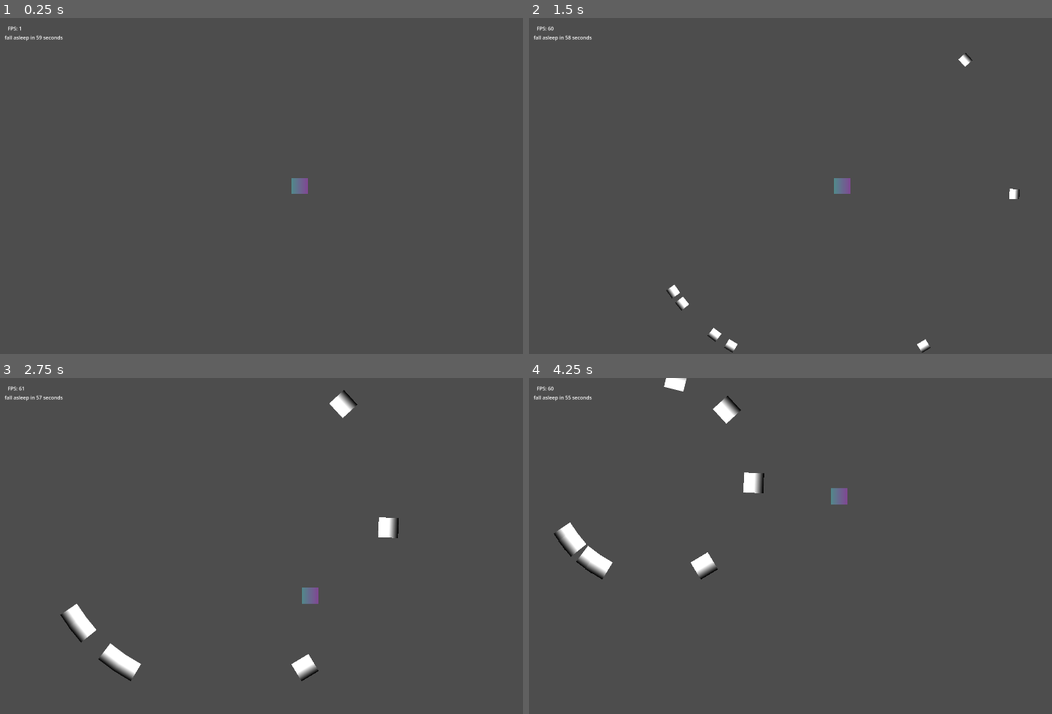
Above: before the commit, frames 1-4 (two rows, left to right).
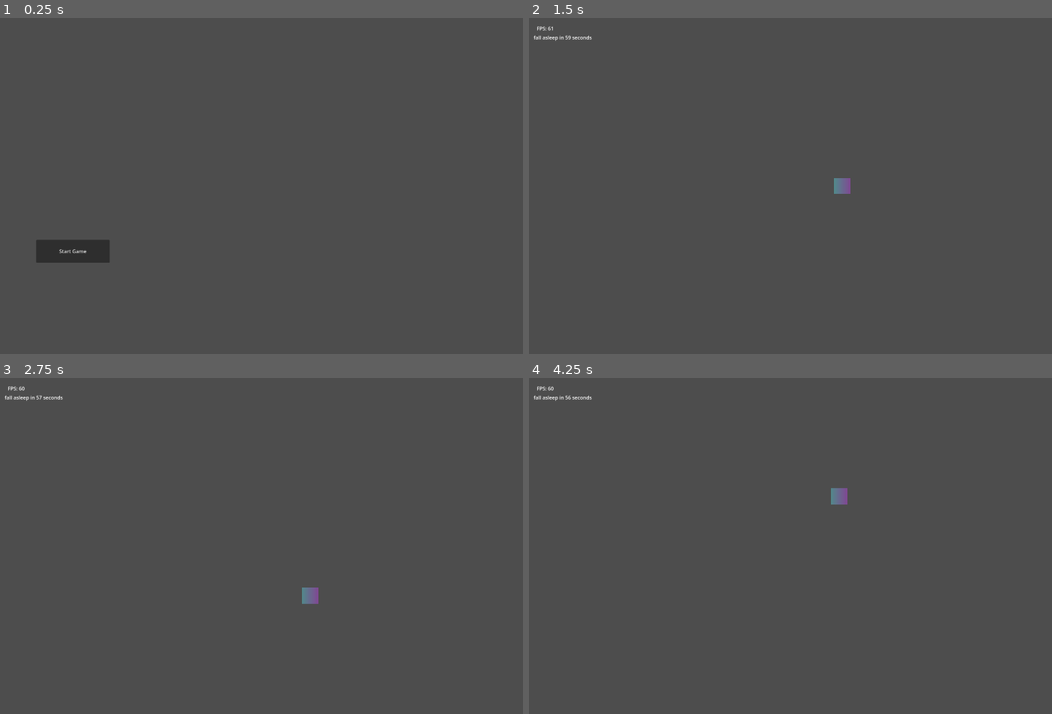
Above: after the commit, the same moments.

Repository: PatrikS24/GMTK26
Game: Godot game, scene res://state/main_state.tscn
Two runs of this game, one before a commit and one after it. Both use one fixed random seed, a clock stepped at 60 frames per second and the inputs below.
Inputs (mouse positions are in pixels of both pictures, inside the frame that each line leads up to):
- Up to frame 1 (0.25 s): no input
- Up to frame 2 (1.5 s): click (602, 249) at 0.5 s, where only the run after the commit has a clickable "Start Game"; tap Enter at 1.25 s; hold Right (ui_right) from 1.28 s (still down)
- Up to frame 3 (2.75 s): release Right (ui_right) at 2.03 s; hold Down (ui_down) from 2.03 s (still down)
- Up to frame 4 (4.25 s): release Down (ui_down) at 2.78 s; hold Right (ui_right) 2.78-3.53 s; hold Up (ui_up) from 3.53 s (still down)

The runs differ from the first frame. In frame 1, 1.1% of the frame differs, in the area x 0-59%, y 2-73%; in frame 2, 0.4%; in frame 3, 1.4%, in the area x 4-77%, y 2-91%; in frame 4, 1.4%.

Commit message:
basic main menu

Diff:
--- a/attacks/attack_manager.gd
+++ b/attacks/attack_manager.gd
@@ -2,9 +2,20 @@
 
 @export var player: Node2D
 @export var spawn_circle_radius: int = 600
+@export var attacks: Array[Attack]
 
+@onready var do_new_attack_timer: Timer = $DoNewAttackTimer
 
-@export var attacks: Array[Attack]
+func start_spawning():
+	do_new_attack_timer.start()
+	_on_do_new_attack_timer_timeout()
+
+func _on_do_new_attack_timer_timeout() -> void:
+	if MainState.state != MainState.GameState.IN_GAME:
+		do_new_attack_timer.stop()
+		return
+	attacks[0].spawn_weapons()
+
 
 func get_rand_spawn_pos_circle(distance_from_player: int = spawn_circle_radius) -> Vector2:
 	return player.global_position + Vector2.from_angle(randf() * 2 * PI).normalized() * distance_from_player
@@ -24,6 +35,3 @@
 
 func get_player_pos() -> Vector2:
 	return player.global_position
-
-func _on_do_new_attack_timer_timeout() -> void:
-	attacks[0].spawn_weapons()
--- a/attacks/base_attack.gd
+++ b/attacks/base_attack.gd
@@ -14,8 +14,6 @@
 	push_error("choose_spawn_locations() not implemented")
 
 
-func _on_start_attack_timer_timeout() -> void:
-	spawn_weapons()
 
 func _create_weapon() -> Weapon:
 	var weapon_instance = weapon_type.instantiate()
--- a/attacks/base_attack.tscn
+++ b/attacks/base_attack.tscn
@@ -4,10 +4,3 @@
 
 [node name="BaseAttack" type="Node" unique_id=1820580231]
 script = ExtResource("1_0j580")
-
-[node name="StartAttackTimer" type="Timer" parent="." unique_id=1140879903]
-one_shot = true
-autostart = true
-ignore_time_scale = true
-
-[connection signal="timeout" from="StartAttackTimer" to="." method="_on_start_attack_timer_timeout"]
--- a/player/countdown.gd
+++ b/player/countdown.gd
@@ -1,6 +1,11 @@
 class_name Countdown extends Node
 
 @onready var timer: Timer = $Timer
+
+func _process(delta: float) -> void:
+	if MainState.state != MainState.GameState.IN_GAME:
+		timer.paused = true
+	else: timer.paused = false
 
 func add_time(time: float):
 	var remaining = timer.time_left
--- a/player/player_controller.gd
+++ b/player/player_controller.gd
@@ -10,6 +10,7 @@
 	return countdown
 
 func _physics_process(_delta: float) -> void:
+	if MainState.state != MainState.GameState.IN_GAME: return
 	var input_vector := Vector2(
 		Input.get_action_strength("ui_right") - Input.get_action_strength("ui_left"),
 		Input.get_action_strength("ui_down") - Input.get_action_strength("ui_up")
--- a/project.godot
+++ b/project.godot
@@ -14,6 +14,10 @@
 run/main_scene="uid://bhft2qtf3ls2o"
 config/features=PackedStringArray("4.7", "Forward Plus")
 config/icon="res://icon.svg"
+
+[autoload]
+
+MainState="*uid://ha8c7a3ld08x"
 
 [display]
 
@@ -54,6 +58,14 @@
 , Object(InputEventKey,"resource_local_to_scene":false,"resource_name":"","device":-1,"window_id":0,"alt_pressed":false …(183 unchanged characters)…
 ]
 }
+ui_down={
+"deadzone": 0.5,
+"events": [Object(InputEventKey,"resource_local_to_scene":false,"resource_name":"","device":16,"window_id":0,"alt_pressed":false,"shift_pressed":false,"ctrl_pressed":false,"meta_pressed":false,"pressed":false,"keycode":4194322,"physical_keycode":0,"key_label":0,"unicode":0,"location":0,"echo":false,"script":null)
+, Object(InputEventJoypadButton,"resource_local_to_scene":false,"resource_name":"","device":-1,"button_index":12,"pressure":0.0,"pressed":false,"script":null)
+, Object(InputEventJoypadMotion,"resource_local_to_scene":false,"resource_name":"","device":-1,"axis":1,"axis_value":1.0,"script":null)
+, Object(InputEventKey,"resource_local_to_scene":false,"resource_name":"","device":-1,"window_id":0,"alt_pressed":false,"shift_pressed":false,"ctrl_pressed":false,"meta_pressed":false,"pressed":false,"keycode":0,"physical_keycode":83,"key_label":0,"unicode":115,"location":0,"echo":false,"script":null)
+]
+}
 
 [physics]
 
--- a/state/fps_label.gd
+++ b/state/fps_label.gd
@@ -1,4 +1,4 @@
 extends Label
 
-func _process(delta: float) -> void:
+func _process(_delta: float) -> void:
 	text = "FPS: %d" % Engine.get_frames_per_second()
--- /dev/null
+++ b/state/main_menu.gd
@@ -0,0 +1,12 @@
+extends Control
+
+@onready var start_game_button: Button = $VBoxContainer/StartGameButton
+
+
+# Called when the node enters the scene tree for the first time.
+func _ready() -> void:
+	start_game_button.pressed.connect(on_start_game)
+
+
+func on_start_game():
+	MainState.set_game_state(MainState.GameState.CUTSCENE)
--- /dev/null
+++ b/state/main_state.gd
@@ -0,0 +1,34 @@
+extends Node
+
+enum GameState {MENU, CUTSCENE, IN_GAME}
+
+var state: GameState = GameState.MENU
+
+signal onMenu
+signal onInGame
+signal onCutScene
+
+func set_game_state(new_state: GameState):
+	match new_state:
+		GameState.MENU:
+			_to_menu()
+		GameState.CUTSCENE:
+			_to_cut_scene()
+		GameState.IN_GAME:
+			_to_in_game()
+
+func get_state():
+	return state
+
+func _to_cut_scene():
+	state = GameState.CUTSCENE
+	onCutScene.emit()
+	set_game_state(GameState.IN_GAME)
+
+func _to_in_game():
+	state = GameState.IN_GAME
+	onInGame.emit()
+
+func _to_menu():
+	state = GameState.MENU
+	onMenu.emit()
--- a/state/main_state.tscn
+++ b/state/main_state.tscn
@@ -2,13 +2,16 @@
 
 [ext_resource type="PackedScene" uid="uid://t7jpp0qe5xvv" path="res://attacks/attack_manager.tscn" id="1_06sgl"]
 [ext_resource type="PackedScene" uid="uid://currq2cjuv0k2" path="res://player/player.tscn" id="1_k6isv"]
+[ext_resource type="Script" uid="uid://v6udstsolhh7" path="res://state/state_manager.gd" id="1_omdrj"]
 [ext_resource type="Script" uid="uid://qxv5v0stm1gx" path="res://player/camera_controller.gd" id="3_06sgl"]
 [ext_resource type="Script" uid="uid://42p3hvk6sgtq" path="res://state/fps_label.gd" id="4_r0e75"]
 [ext_resource type="Script" uid="uid://du3iuj0qwfo0p" path="res://state/time_left_label.gd" id="5_m4jtw"]
+[ext_resource type="Script" uid="uid://x5iopploffcn" path="res://state/main_menu.gd" id="7_y8htd"]
 
-[node name="MainState" type="Node" unique_id=759595364]
+[node name="StateManager" type="Node2D" unique_id=732972189]
+script = ExtResource("1_omdrj")
 
-[node name="Game" type="Node" parent="." unique_id=967642319]
+[node name="Game" type="Node2D" parent="." unique_id=56930394]
 
 [node name="Player" parent="Game" unique_id=1607564504 instance=ExtResource("1_k6isv")]
 
@@ -25,17 +28,47 @@
 
 [node name="CanvasLayer" type="CanvasLayer" parent="UI" unique_id=1610500675]
 
-[node name="FpsLabel" type="Label" parent="UI/CanvasLayer" unique_id=1594056062]
+[node name="MainMenu" type="Control" parent="UI/CanvasLayer" unique_id=31555142]
+layout_mode = 3
+anchors_preset = 0
+offset_right = 1921.0
+offset_bottom = 1085.0
+script = ExtResource("7_y8htd")
+
+[node name="VBoxContainer" type="VBoxContainer" parent="UI/CanvasLayer/MainMenu" unique_id=1111725625]
+layout_mode = 1
+anchors_preset = 9
+anchor_bottom = 1.0
+offset_left = 116.0
+offset_top = 713.0
+offset_right = 352.0
+offset_bottom = -298.0
+grow_vertical = 2
+
+[node name="StartGameButton" type="Button" parent="UI/CanvasLayer/MainMenu/VBoxContainer" unique_id=1169518723]
+layout_mode = 2
+size_flags_vertical = 3
+text = "Start Game"
+
+[node name="HUD" type="Control" parent="UI/CanvasLayer" unique_id=1058632053]
+layout_mode = 3
+anchors_preset = 0
+offset_right = 40.0
+offset_bottom = 40.0
+
+[node name="FpsLabel" type="Label" parent="UI/CanvasLayer/HUD" unique_id=1594056062]
+layout_mode = 0
 offset_left = 25.0
 offset_top = 22.0
 offset_right = 65.0
 offset_bottom = 45.0
 script = ExtResource("4_r0e75")
 
-[node name="TimeLeftLabel" type="Label" parent="UI/CanvasLayer" unique_id=379233246 node_paths=PackedStringArray("player")]
+[node name="TimeLeftLabel" type="Label" parent="UI/CanvasLayer/HUD" unique_id=379233246 node_paths=PackedStringArray("player")]
+layout_mode = 0
 offset_left = 15.0
 offset_top = 51.0
 offset_right = 55.0
 offset_bottom = 74.0
 script = ExtResource("5_m4jtw")
-player = NodePath("../../../Game/Player")
+player = NodePath("../../../../Game/Player")
--- /dev/null
+++ b/state/state_manager.gd
@@ -0,0 +1,28 @@
+extends Node2D
+
+@onready var game: Node2D = $Game
+@onready var main_menu: Control = $UI/CanvasLayer/MainMenu
+@onready var hud: Control = $UI/CanvasLayer/HUD
+
+
+
+func _ready() -> void:
+	MainState.onCutScene.connect(on_cutscene)
+	MainState.onInGame.connect(on_in_game)
+	MainState.onMenu.connect(on_menu)
+	MainState.set_game_state(MainState.GameState.MENU)
+
+func on_menu():
+	game.visible = false
+	hud.visible = false
+	main_menu.visible = true
+
+func on_cutscene():
+	game.visible = false
+	hud.visible = false
+	main_menu.visible = false
+
+func on_in_game():
+	game.visible = true
+	hud.visible = true
+	main_menu.visible = false
--- a/state/time_left_label.gd
+++ b/state/time_left_label.gd
@@ -2,5 +2,5 @@
 
 @export var player: Player
 
-func _process(delta: float) -> void:
+func _process(_delta: float) -> void:
 	text = "fall asleep in %d seconds" % player.get_countdown().get_time_left()
Not shown, added: state/main_menu.gd.uid
Not shown, added: state/main_state.gd.uid
Not shown, added: state/state_manager.gd.uid
